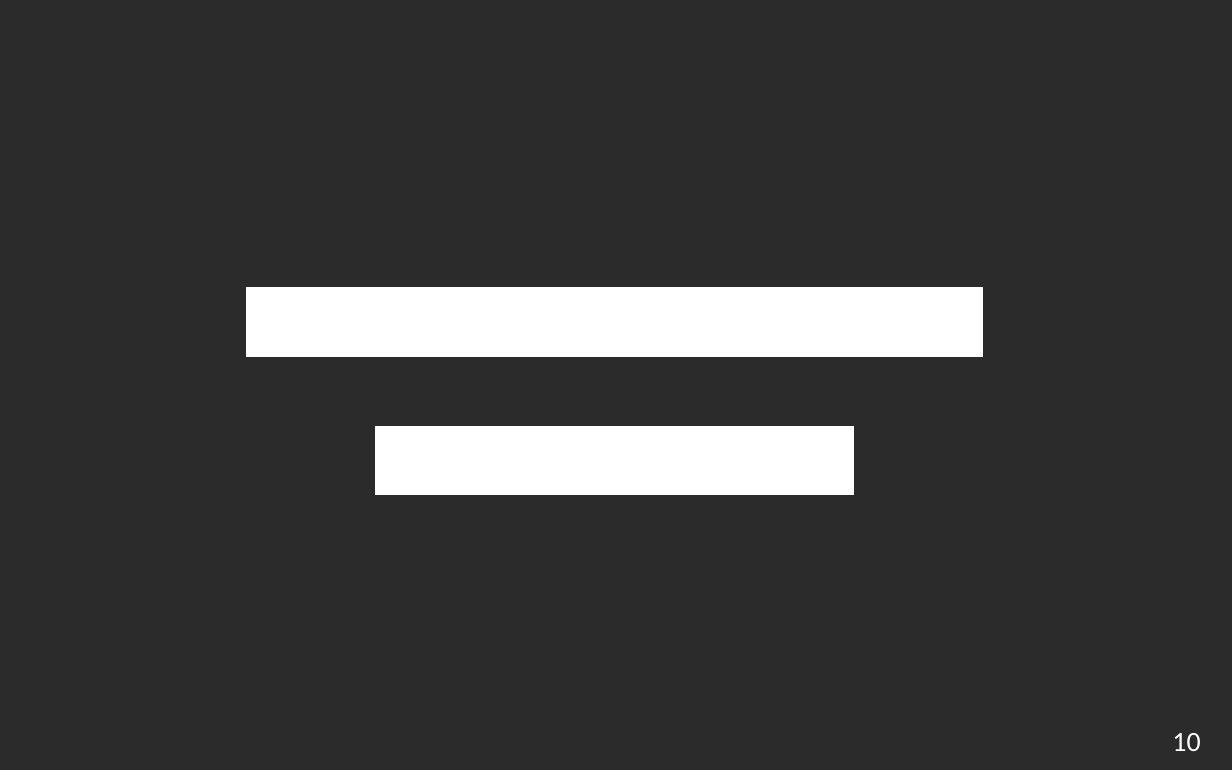
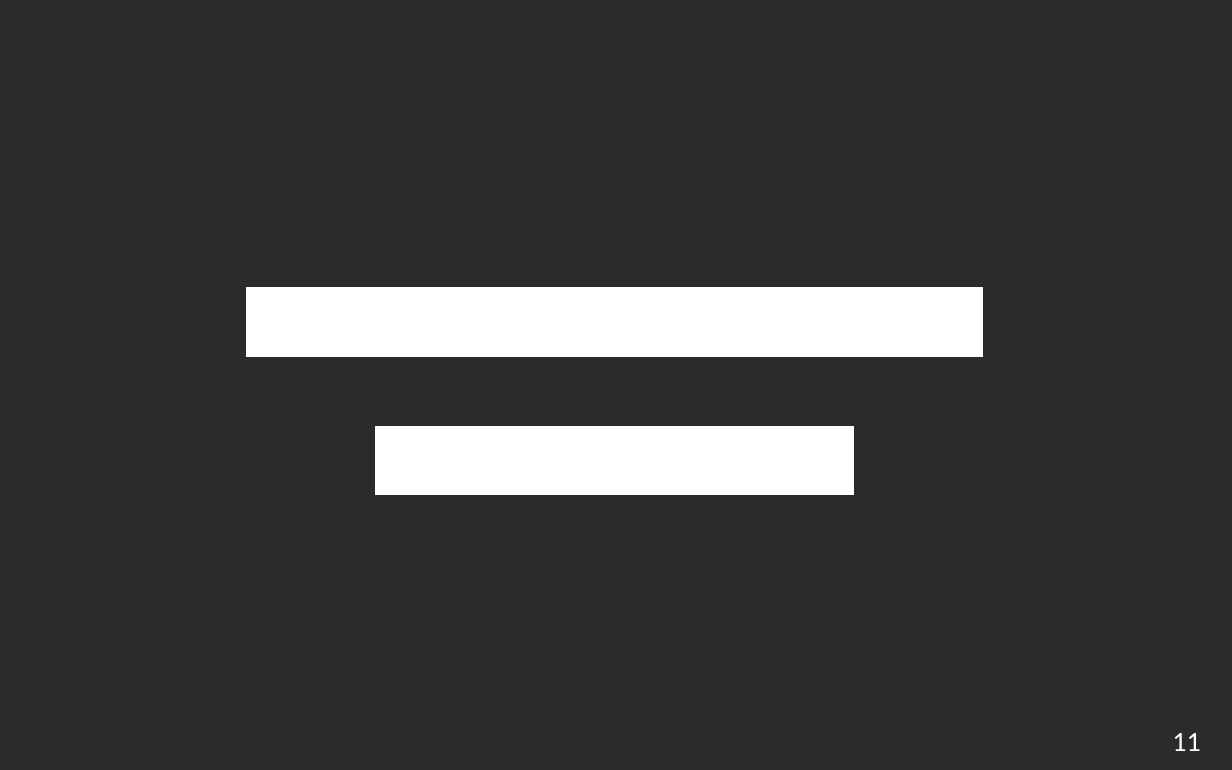
Before and after one commit to edri/EasyGoing, a slide deck: slide 12 of doc/other/presentation_finale/presentation_finale.odp (slide 11 before the commit). Drawn at 1232x770 pixels with LibreOffice and Linux fonts; fonts in the diff are those of the drawing; background and template pictures are left out; a plain dark background stands for a picture behind light text. Boxes give left, top, right and bottom in pixels: in the first picture for what was removed or moved away, otherwise in the second. Text is boxed around its words. In the diff, an @@ line names an element or a change of style, - is before the commit and + after.

```diff
--- a/doc/other/presentation_finale/presentation_finale.odp
+++ b/doc/other/presentation_finale/presentation_finale.odp
@@ text at [1172, 733, 1200, 751]: text changed @@
-10
+11
```
Also in this commit, not shown: 2 other slides changed, 1 slide added, 1 other file.
